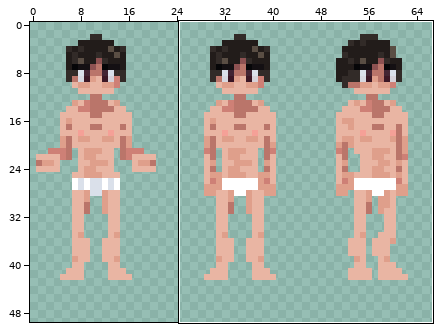
Edited in one commit: pixel-art file (SpriteSheet Man1.aseprite). The picture above shows the old version from afar; the outline marks the close-up.
Close-up. Before the commit:
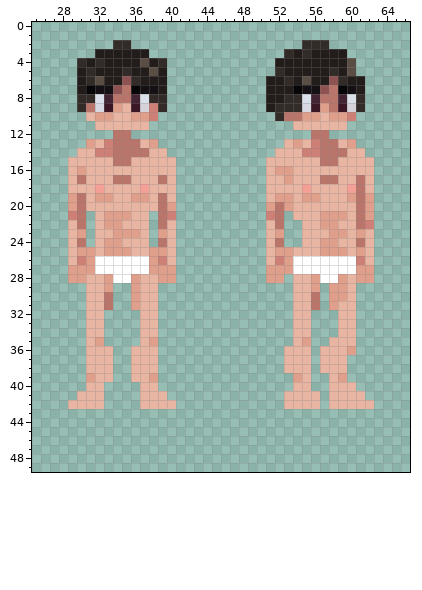
500x500 pixels, 1 frame. Shown: x 25..66, y 0..49. The wide view leaves out empty margins.
The result:
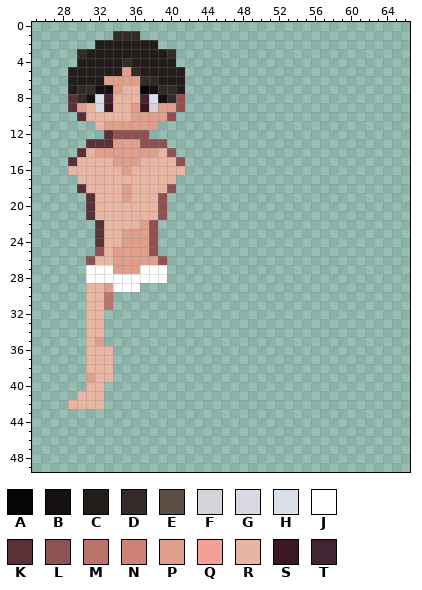
Palette (. is transparent): A #060608  B #141013  C #221c1a  D #322b28  E #5a4e44  F #d6d2da  G #d7d8e1  H #dae0ea  J #ffffff  K #5b3138  L #8e5252  M #ba756a  N #ce8076  P #df9f8b  Q #f5a097  R #e9b5a3  S #3b1725  T #422433
Diff:
layer "Front/Arms/Right Arm Down" now hidden
layer "Front/Arms/Left Arm Down" now hidden
layer "Front/Eyes" added
layer "Diag1/Right Leg" removed
layer "Diag1/Left Leg" removed
layer "Diag1/Torso" removed
layer "Diag1/Arms/Right Arm Down" removed
layer "Diag1/Arms/Left Arm Down" removed
layer "Diag1/Head" removed
layer "Diag1/Hair" removed
Changed rows in their new state; - is an unchanged pixel.
first column x 29:
 1 -----DDD--------------------------
 2 ---CCCCCCC----------------...-----
 3 -DC------CCD------------.......---
 4 -C-C--D-C-CC-----------.........--
 5 C-C---PD-C-CC----------.........--
 6 C-CCPPPPDD-CC---------...........-
 7 CDD--PRRA-DDC---------...........-
 8 K-B--RRRTHBDL---------...........-
 9 KPR--R-PSFPPL---------...........-
10 -K-RR----PPL-----------.........--
11 ----PPPPPP---------------......---
12 ----KLLLL------------------..-----
13 --KKKPPPLLL-------------........--
14 -K-PPPPPPP-L-----------..........-
15 K----PPP----L---------............
16 -R----P-----R---------............
17 .R---RR---R-----------............
18 .K-R--P-R--L----------............
19 ..KRR-PRR-L.----------............
20 ..K-------L.----------............
21 ..K-RRR--RL.----------..-.........
22 ..-KRR--PL..----------..--........
23 ..-K-R--PL..----------..--........
24 ..-KRRPPPL..----------..--........
25 ...LR--PPL..----------............
26 ..LRRPPPP-L.----------............
27 ..J--PPP-JJ.----------............
28 ..JJJ--JJJJ.----------..-.........
29 -----JJJ..---------------...-...--
30 -------...---------------...-...--
31 -------...---------------...-...--
32 --------..---------------..---..--
33 --------..---------------..---..--
34 --------..---------------..---..--
35 --------..---------------..--...--
36 -------...--------------...-....--
37 -------...--------------...-...---
38 -------...--------------...-...---
39 -------...---------------..--..---
40 --------..---------------..--...--
41 --------...-------------....-....-
42 --------....------------....-.....
